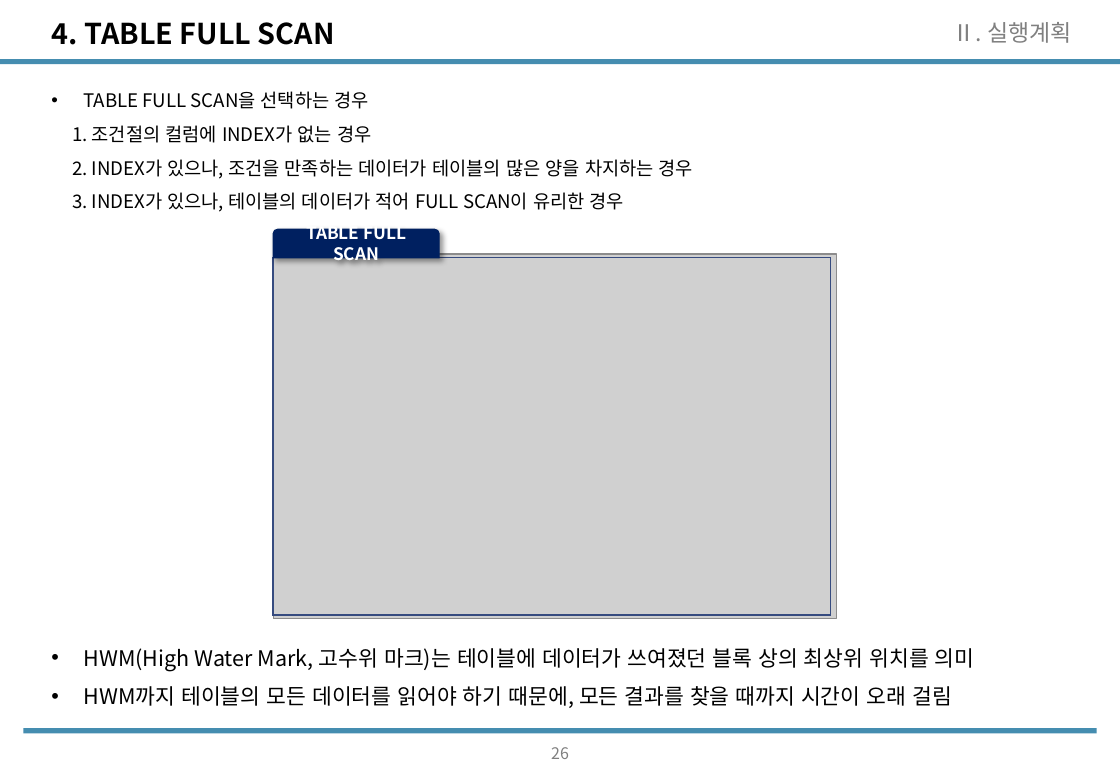
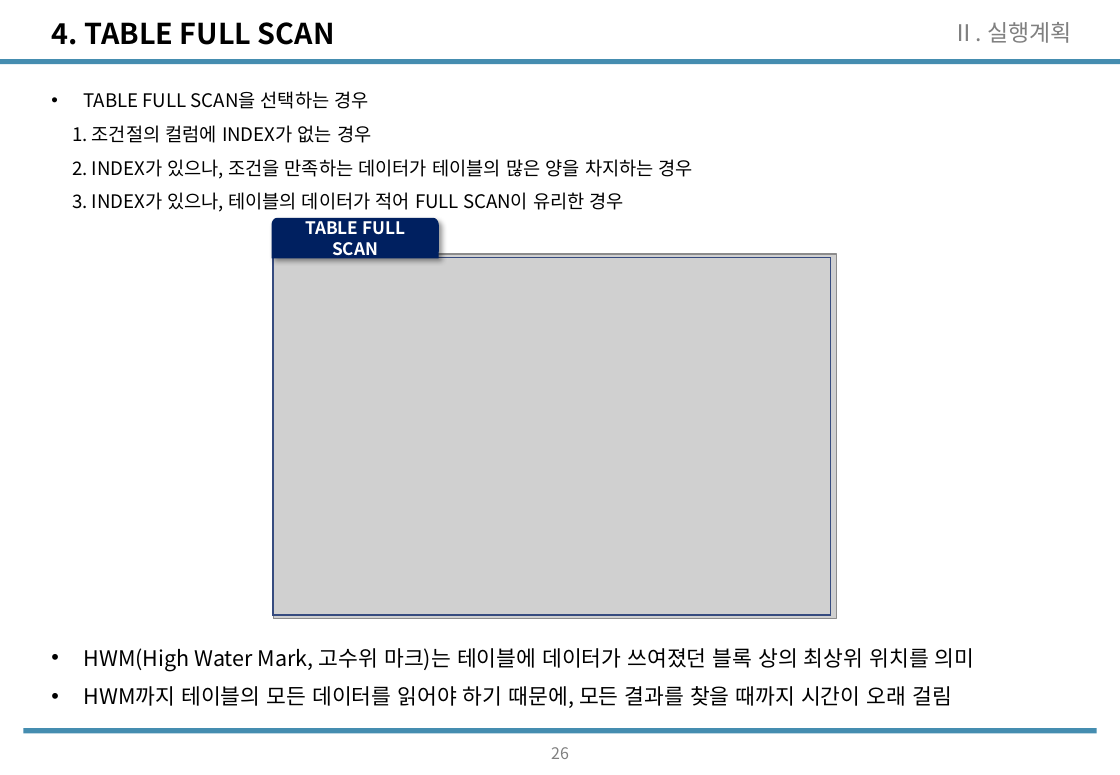
Before and after one commit to wooseok1152/SQL, a slide deck: slide 27 of SQL_seminar/SQL중상급활용_CH2.pptx. Drawn at 1120x775 pixels with LibreOffice and Linux fonts; fonts in the diff are those of the drawing; grey boxes stand for pictures. Boxes give left, top, right and bottom in pixels: in the first picture for what was removed or moved away, otherwise in the second. Text is boxed around its words. In the diff, an @@ line names an element or a change of style, - is before the commit and + after.

```diff
--- a/SQL_seminar/SQL중상급활용_CH2.pptx
+++ b/SQL_seminar/SQL중상급활용_CH2.pptx
@@ freeform shape "TABLE FULL SCAN" resized from (x1=273, y1=230, x2=440, y2=259) to (x1=272, y1=218, x2=438, y2=258) @@
```
Also in this commit, not shown: 4 other slides changed, 11 slides added, 1 other file.
